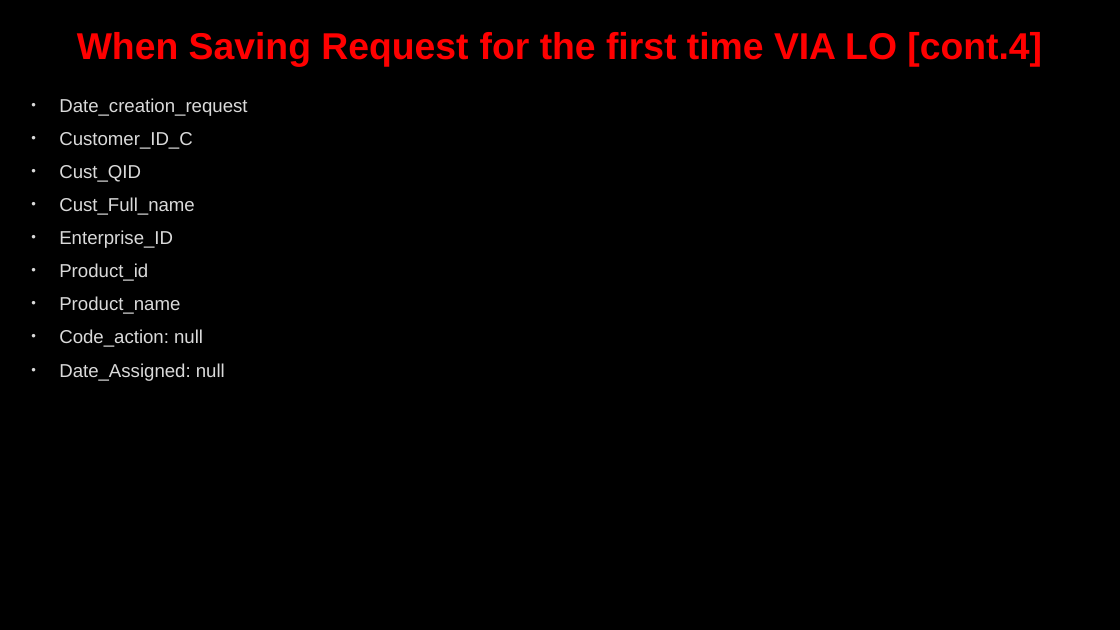
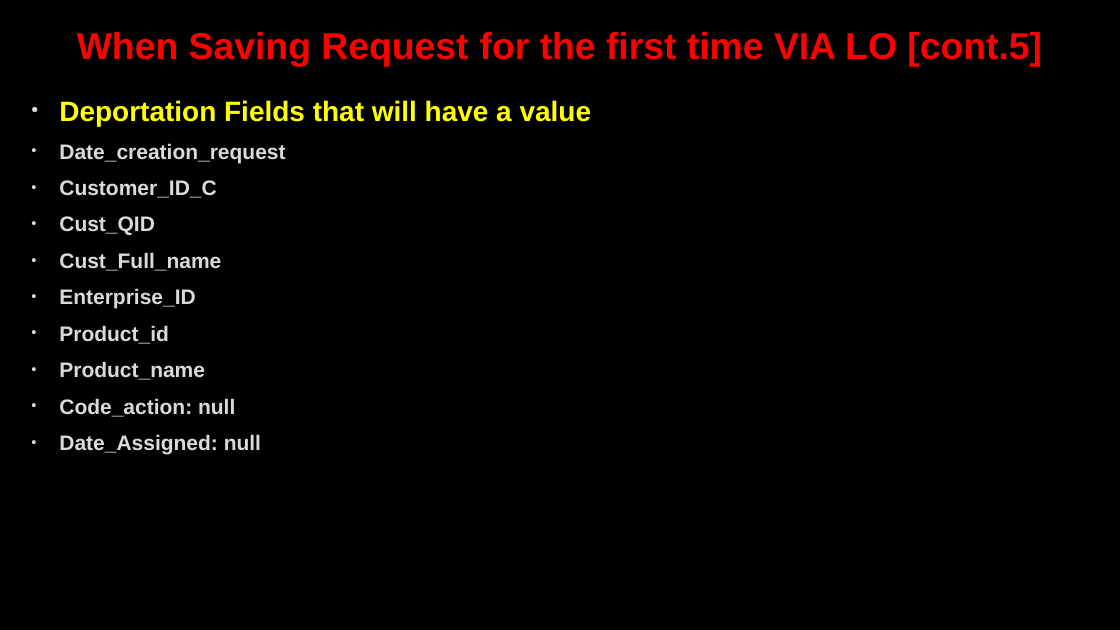
Before and after one commit to AhmedMohamedSamir1/Summary, a slide deck: slide 15 of Dot Net/Business.pptx (slide 20 before the commit). Drawn at 1120x630 pixels with LibreOffice and Linux fonts; fonts in the diff are those of the drawing; background and template pictures are left out. Boxes give left, top, right and bottom in pixels: in the first picture for what was removed or moved away, otherwise in the second. Text is boxed around its words. In the diff, an @@ line names an element or a change of style, - is before the commit and + after.

```diff
--- a/Dot Net/Business.pptx
+++ b/Dot Net/Business.pptx
@@ title at (77, 32, 1042, 67): text changed @@
-When Saving Request for the first time VIA LO [cont.4]
+When Saving Request for the first time VIA LO [cont.5]
@@ text at (59, 100, 592, 126): paragraph added @@
+• Deportation Fields that will have a value
@@ text at (59, 143, 285, 454): size 16 to 18 pt, bold on in "Date_creation_request", "Customer_ID_C", "Cust_QID", "Cust_Full_name" and 5 more places @@
```
Also in this commit, not shown: 27 other slides changed, 64 slides added, 16 slides removed, 8 other files.
